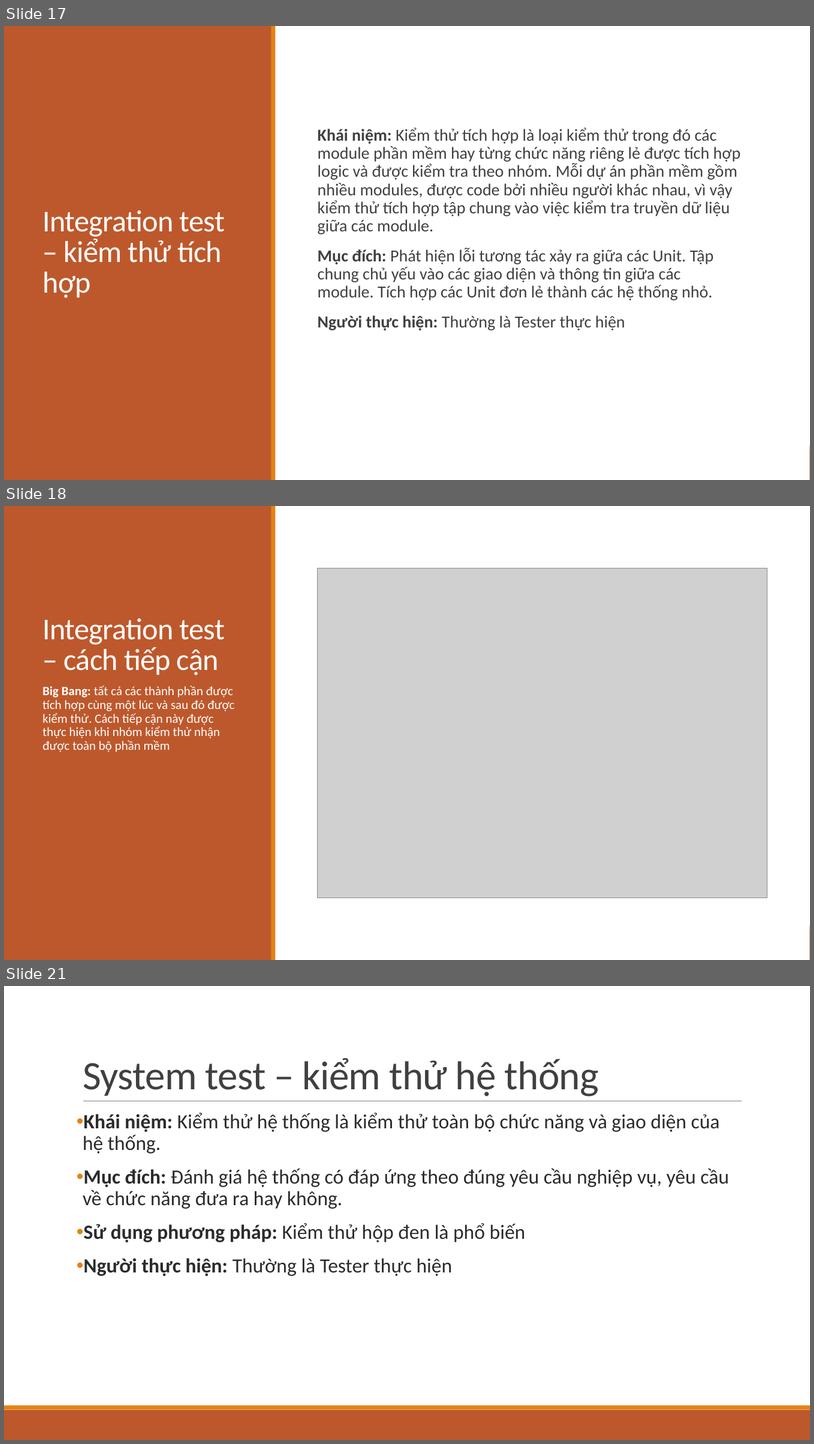
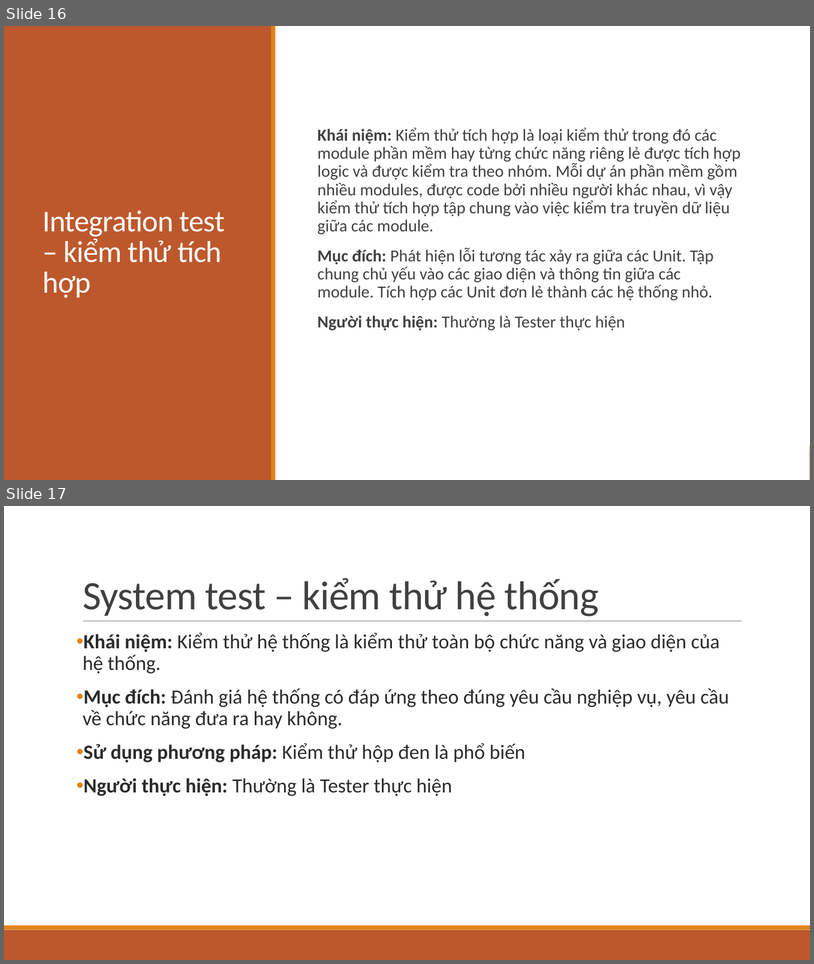
Before and after one commit to LongPML/CS112.L21.KHCL, a slide deck: Project_Unit_Test/Program_Testing.pptx. Shown one above the other, each under a label of ours: slides 17, 18 and 21 before the commit, slides 16 and 17 after it; the slides between them are not shown. The pictures are 814x1444 and 814x964 pixels, drawn with LibreOffice and Linux fonts; fonts in the diff are those of the drawing; grey boxes stand for pictures. Boxes give left, top, right and bottom in pixels: in the first picture for what was removed or moved away, otherwise in the second. Text is boxed around its words. In the diff, an @@ line names an element or a change of style, - is before the commit and + after.

```diff
--- a/Project_Unit_Test/Program_Testing.pptx
+++ b/Project_Unit_Test/Program_Testing.pptx
@@ slide 18 removed at box(4, 506, 810, 960), background #FFFFFF; not listed: 2 template elements that a slide beside it also shows @@
@@ rectangle removed at box(4, 506, 810, 960) @@
@@ rectangle removed at box(4, 506, 272, 960) @@
@@ rectangle removed at box(272, 506, 276, 960) @@
@@ picture removed at box(318, 568, 767, 898) @@
@@ title removed at box(42, 618, 225, 675) @@
-Integration test – cách tiếp cận
@@ text removed at box(42, 685, 234, 752) @@
-  Big Bang: tất cả các thành phần được tích hợp cùng một lúc và sau đó được kiểm thử. Cách tiếp cận này được thực hiện khi nhóm kiểm thử nhận được toàn bộ phần mềm
@@ what was slide 17 is now slide 16 @@
@@ what was slide 21 is now slide 17 @@
```
Also in this commit, not shown: 2 slides changed, 1 slide added, 4 other slides removed, 3 other files.
